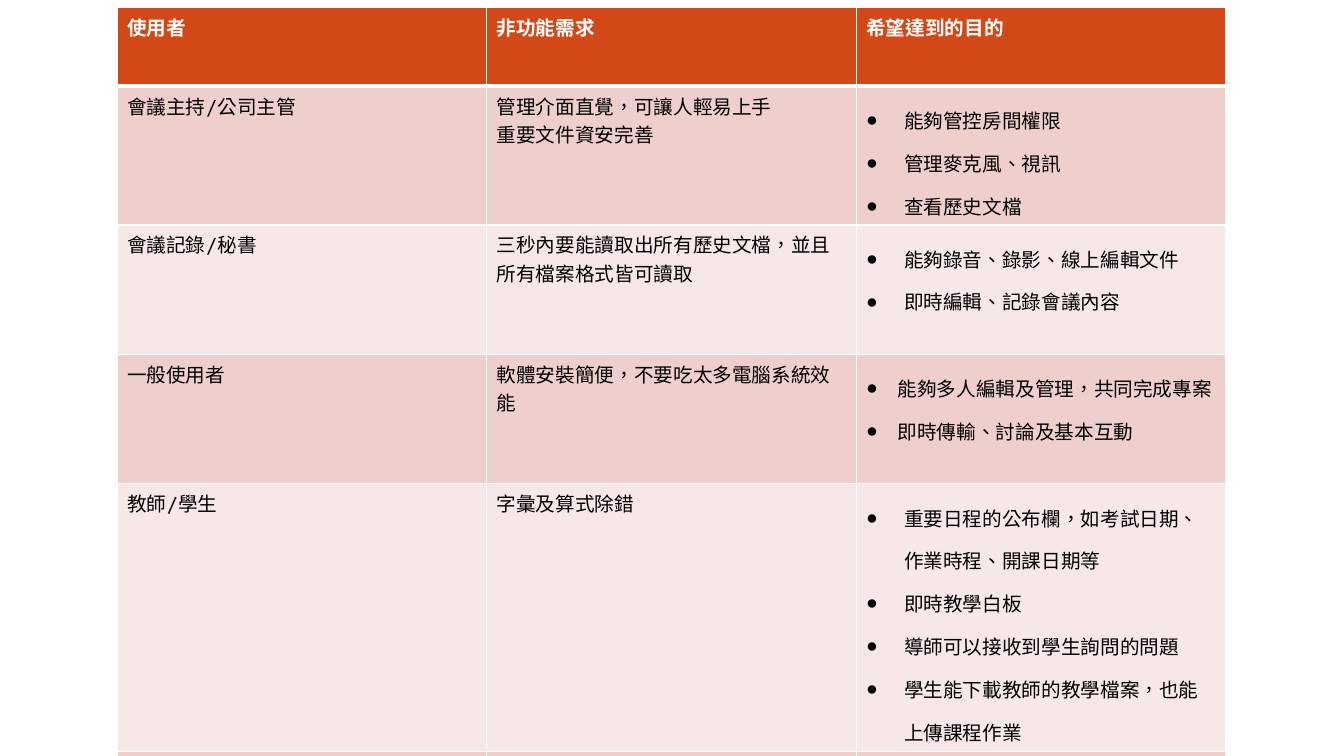
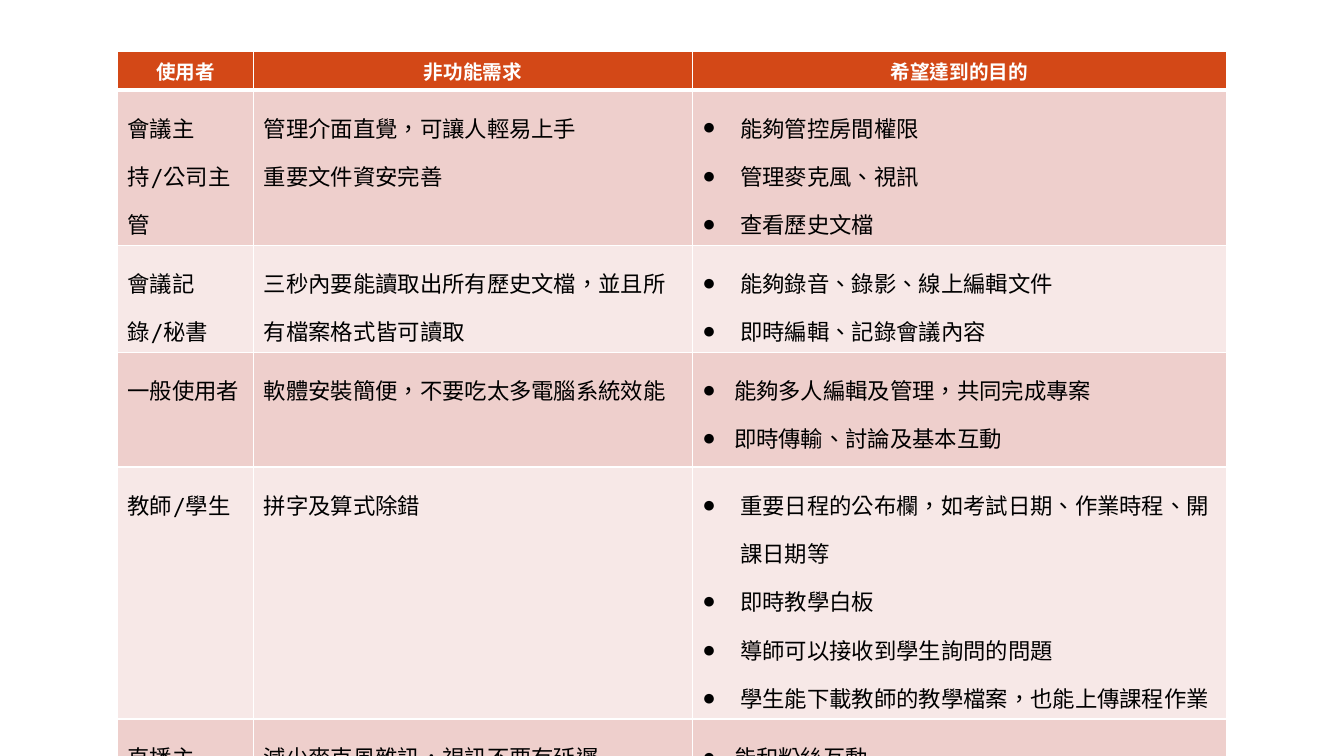
Before and after one commit to JianDa0127/project, a slide deck: slide 6 of 線上會議APP改2.pptx. Drawn at 1344x756 pixels with LibreOffice and Linux fonts; fonts in the diff are those of the drawing; background and template pictures are left out. Boxes give left, top, right and bottom in pixels: in the first picture for what was removed or moved away, otherwise in the second. Text is boxed around its words. In the diff, an @@ line names an element or a change of style, - is before the commit and + after.

```diff
--- a/線上會議APP改2.pptx
+++ b/線上會議APP改2.pptx
@@ table at (118, 51, 1227, 713) @@
-row 5, column 2: 字彙及算式除錯
+row 5, column 2: 拼字及算式除錯
@@ size 14 to 16 pt @@
@@ alignment left to centre @@
@@ line spacing 1 to 1.5 @@
@@ table: place and size @@
-table at (117, 8, 1227, 753)
+table at (118, 51, 1227, 713)
```
Also in this commit, not shown: 5 other slides changed.
